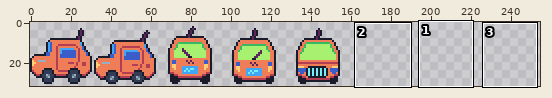
Sprite sheet, stored at ufo-game/Spritesheets/UFO Car.png. The picture above shows the old version from afar; the outline marks the close-up.
Close-up. Before:
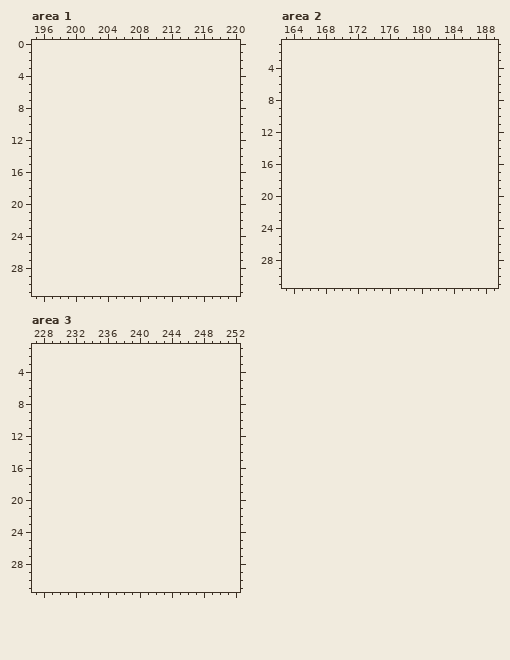
The file is 160x32 pixels. Shown: area 1: x 195..220, y 0..31; area 2: x 163..189, y 1..31; area 3: x 227..252, y 1..31. The old version is drawn lined up with the new one, on the new canvas. The wide view leaves out empty margins. The commit also changed other parts of the picture, which this record leaves out.
Palette (. is transparent): 
New version:
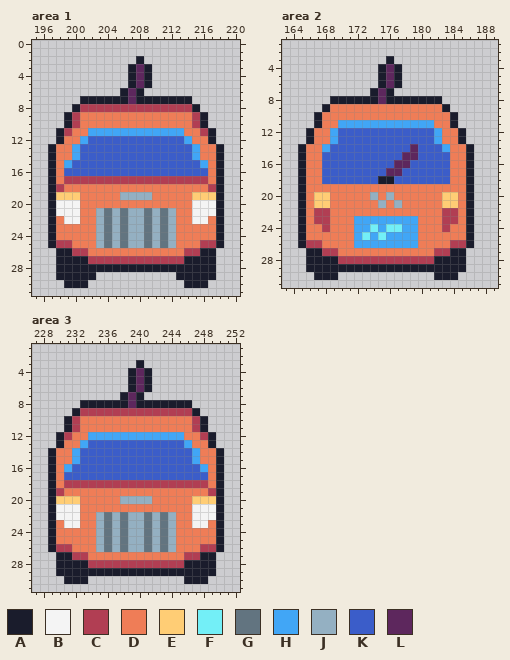
Colours new in this view: A #1a1c2c  B #f4f4f4  C #b13e53  D #ef7d57  E #ffcd75  F #73eff7  G #627480  H #41a6f6  J #94b0c2  K #3b5dc9  L #5d275d
Edits made:
canvas 160x32 -> 256x32
Area 1:
y 2: x 208 . -> A
y 3..5: x 207..209 ... -> ALA
y 6: x 206..208 ... -> ALA
y 7: x 201..214 .............. -> AAAAAALAAAAAAA
y 8: x 200..215 ................ -> ACCCCCCCCCCCCCCA
y 9..10: x 199..216 .................. -> ACDDDDDDDDDDDDDDCA
y 11: x 198..217 .................... -> ACDDHHHHHHHHHHHHDDCA
y 12: x 198..217 .................... -> ADDHKKKKKKKKKKKKHDDA
y 13..14: x 197..218 ...................... -> ADDHKKKKKKKKKKKKKKHDDA
y 15: x 197..218 ...................... -> ADHKKKKKKKKKKKKKKKKHDA
y 16: x 197..218 ...................... -> ADKKKKKKKKKKKKKKKKKKDA
y 17: x 197..218 ...................... -> ADCCCCCCCCCCCCCCCCCCDA
y 18: x 197..218 ...................... -> ACDDDDDDDDDDDDDDDDDDCA
y 19: x 197..218 ...................... -> AEEEDDDDDJJJJDDDDDEEEA
y 20: x 197..218 ...................... -> ABBBDDDDDDDDDDDDDDBBBA
y 21: x 197..218 ...................... -> ABBBDDJGJGJJGJGJDDBBBA
y 22: x 197..218 ...................... -> ADBBDDJGJGJJGJGJDDBBDA
y 23..24: x 197..218 ...................... -> ADDDDDJGJGJJGJGJDDDDDA
y 25: x 197..218 ...................... -> ACCDDDJGJGJJGJGJDDDCCA
y 26: x 198..217 .................... -> AACCDDDDDDDDDDDDCCAA
y 27: x 198..217 .................... -> AAAACCCCCCCCCCCCAAAA
y 28: x 198..217 .................... -> AAAAAAAAAAAAAAAAAAAA
y 29: x 198..202 ..... -> AAAAA; x 213..217 ..... -> AAAAA
y 30: x 199..201 ... -> AAA; x 214..216 ... -> AAA
Area 2:
y 3: x 176 . -> A
y 4..6: x 175..177 ... -> ALA
y 7: x 174..176 ... -> ALA
y 8: x 169..182 .............. -> AAAAAALAAAAAAA
y 9: x 168..183 ................ -> ADDDDDDDDDDDDDDA
y 10: x 167..184 .................. -> ADDDDDDDDDDDDDDDDA
y 11: x 167..184 .................. -> ADDHHHHHHHHHHHHDDA
y 12..13: x 166..185 .................... -> ADDHKKKKKKKKKKKKHDDA
y 14: x 165..186 ...................... -> ADDHKKKKKKKKKKLKKKHDDA
y 15: x 165..186 ...................... -> ADDKKKKKKKKKKLLKKKKDDA
y 16: x 165..186 ...................... -> ADDKKKKKKKKKLLKKKKKDDA
y 17: x 165..186 ...................... -> ADDKKKKKKKKLLKKKKKKDDA
y 18: x 165..186 ...................... -> ADDKKKKKKKAAKKKKKKKDDA
y 19: x 165..186 ...................... -> ADDDDDDDDDDDDDDDDDDDDA
y 20: x 165..186 ...................... -> ADEEDDDDDJDJDDDDDDEEDA
y 21: x 165..186 ...................... -> ADEEDDDDDDJDJDDDDDEEDA
y 22: x 165..186 ...................... -> ADCCDDDDDDDDDDDDDDCCDA
y 23: x 165..186 ...................... -> ADCCDDDHHHHHHHHDDDCCDA
y 24: x 165..186 ...................... -> ADDCDDDHHFHFFHHDDDCDDA
y 25: x 165..186 ...................... -> ADDDDDDHFHFHHHHDDDDDDA
y 26: x 165..186 ...................... -> ACCDDDDHHHHHHHHDDDDCCA
y 27: x 166..185 .................... -> AACCDDDDDDDDDDDDCCAA
y 28: x 166..185 .................... -> AAAACCCCCCCCCCCCAAAA
y 29: x 166..185 .................... -> AAAAAAAAAAAAAAAAAAAA
y 30: x 167..169 ... -> AAA; x 182..184 ... -> AAA
Area 3:
y 3: x 240 . -> A
y 4..6: x 239..241 ... -> ALA
y 7: x 238..240 ... -> ALA
y 8: x 233..246 .............. -> AAAAAALAAAAAAA
y 9: x 232..247 ................ -> ACCCCCCCCCCCCCCA
y 10..11: x 231..248 .................. -> ACDDDDDDDDDDDDDDCA
y 12: x 230..249 .................... -> ACDDHHHHHHHHHHHHDDCA
y 13: x 230..249 .................... -> ADDHKKKKKKKKKKKKHDDA
y 14..15: x 229..250 ...................... -> ADDHKKKKKKKKKKKKKKHDDA
y 16: x 229..250 ...................... -> ADHKKKKKKKKKKKKKKKKHDA
y 17: x 229..250 ...................... -> ADKKKKKKKKKKKKKKKKKKDA
y 18: x 229..250 ...................... -> ADCCCCCCCCCCCCCCCCCCDA
y 19: x 229..250 ...................... -> ACDDDDDDDDDDDDDDDDDDCA
y 20: x 229..250 ...................... -> AEEEDDDDDJJJJDDDDDEEEA
y 21: x 229..250 ...................... -> ABBBDDDDDDDDDDDDDDBBBA
y 22: x 229..250 ...................... -> ABBBDDJGJGJJGJGJDDBBBA
y 23: x 229..250 ...................... -> ADBBDDJGJGJJGJGJDDBBDA
y 24..25: x 229..250 ...................... -> ADDDDDJGJGJJGJGJDDDDDA
y 26: x 229..250 ...................... -> ACCDDDJGJGJJGJGJDDDCCA
y 27: x 230..249 .................... -> AACCDDDDDDDDDDDDCCAA
y 28: x 230..249 .................... -> AAAACCCCCCCCCCCCAAAA
y 29: x 230..249 .................... -> AAAAAAAAAAAAAAAAAAAA
y 30: x 231..233 ... -> AAA; x 246..248 ... -> AAA
Where, in picture pixels (left, top, right, bottom), the same in both close-ups:
added: (48, 56, 224, 288)
added: (298, 56, 474, 280)
added: (48, 360, 224, 584)
